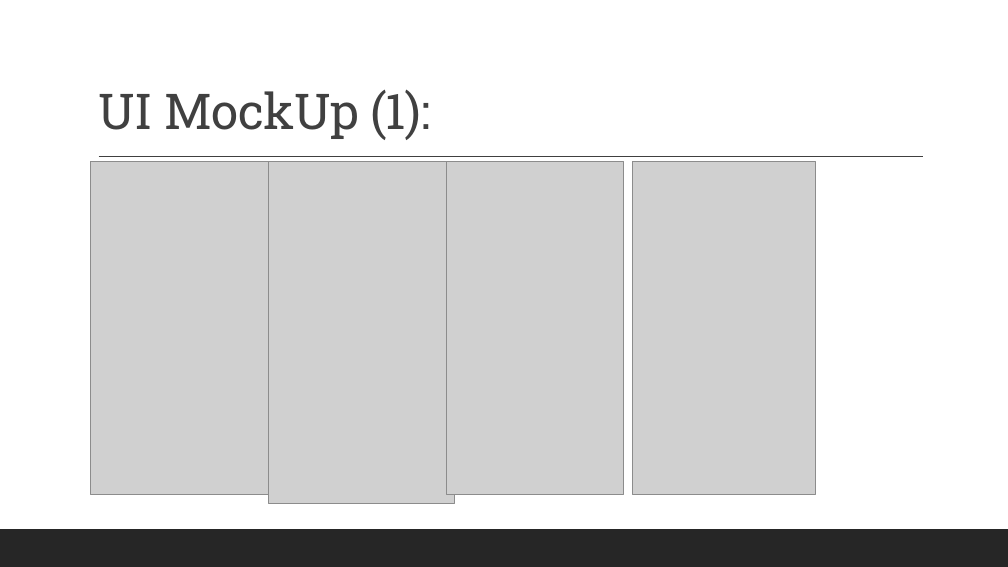
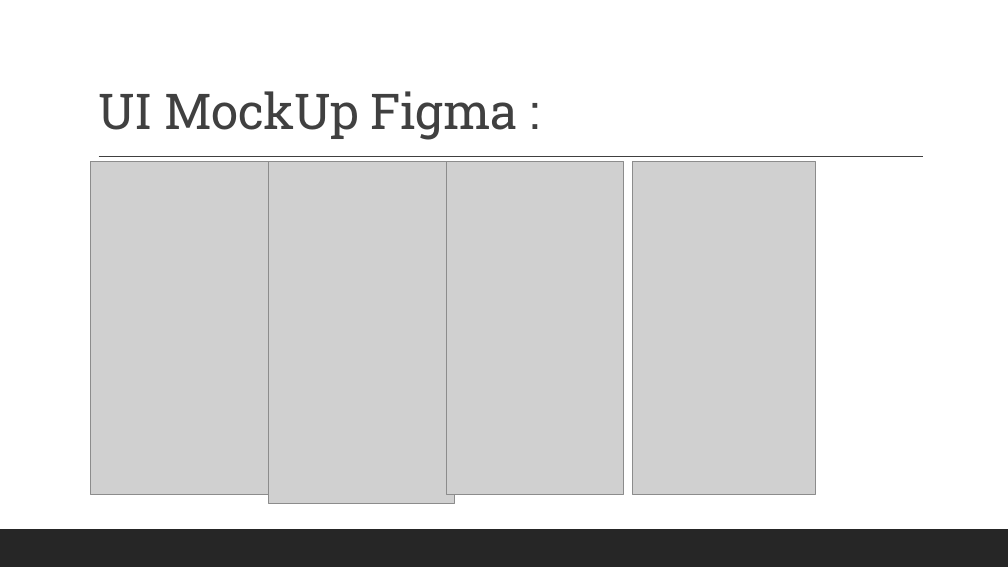
Before and after one commit to martinusalbert/PPL4611, a slide deck: slide 12 of PPT_Kelompok3_PPL4611.pptx. Drawn at 1008x567 pixels with LibreOffice and Linux fonts; fonts in the diff are those of the drawing; grey boxes stand for pictures. Boxes give left, top, right and bottom in pixels: in the first picture for what was removed or moved away, otherwise in the second. Text is boxed around its words. In the diff, an @@ line names an element or a change of style, - is before the commit and + after.

```diff
--- a/PPT_Kelompok3_PPL4611.pptx
+++ b/PPT_Kelompok3_PPL4611.pptx
@@ title at (98, 91, 518, 140): text changed @@
-UI MockUp (1):
+UI MockUp Figma :
```
Also in this commit, not shown: 4 other slides changed.
